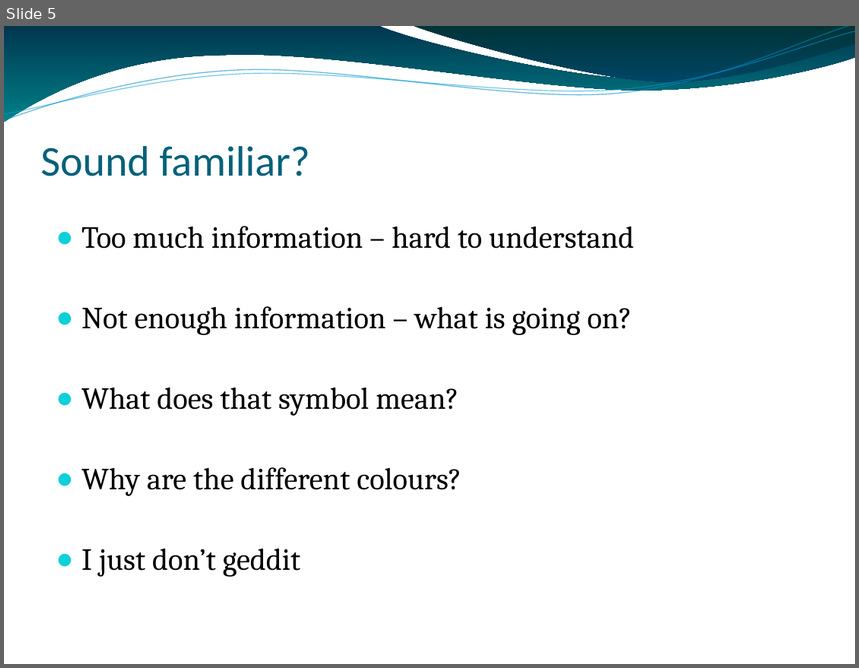
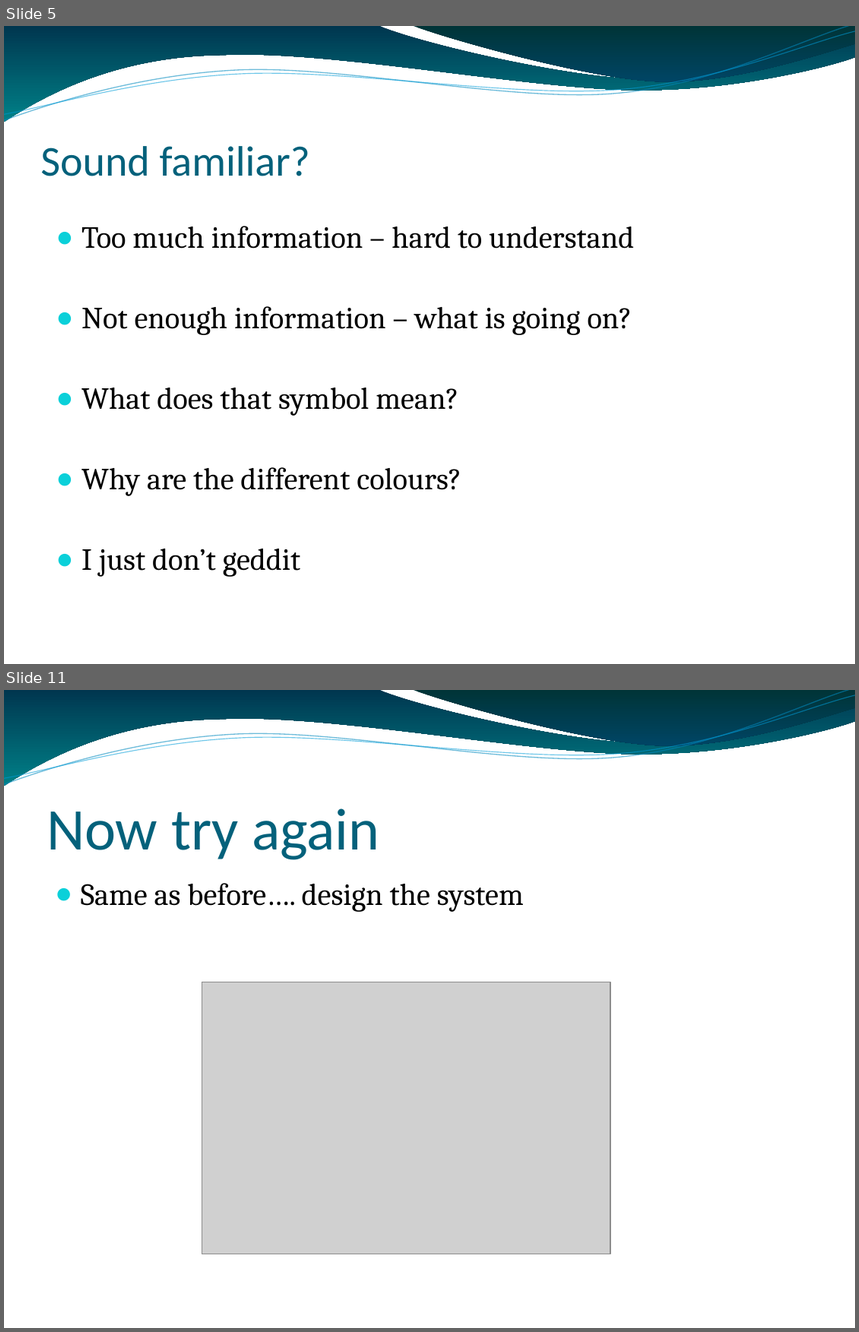
Before and after one commit to NTCoding/Presentations, a slide deck: effective_sketches/Scenarios/PennysPayments/payments_diagrams.odp. Shown one above the other, each under a label of ours: slide 5 before the commit, slides 5 and 11 after it; the slides between them are not shown. The pictures are 859x668 and 859x1332 pixels, drawn with LibreOffice and Linux fonts; fonts in the diff are those of the drawing; grey boxes stand for pictures; background and template pictures are left out. Boxes give left, top, right and bottom in pixels: in the first picture for what was removed or moved away, otherwise in the second. Text is boxed around its words. In the diff, an @@ line names an element or a change of style, - is before the commit and + after.

```diff
--- a/effective_sketches/Scenarios/PennysPayments/payments_diagrams.odp
+++ b/effective_sketches/Scenarios/PennysPayments/payments_diagrams.odp
@@ slide 11 added at <box>4,690,855,1328</box>, background picture (left out); not listed: 4 template elements that a slide beside it also shows @@
@@ title added at <box>47,809,379,860</box>, 50 pt, text #04617B @@
+Now try again
@@ text added at <box>81,883,524,912</box>, 26 pt, text #000000 @@
+● Same as before…. design the system
@@ picture added at <box>202,983,610,1255</box> @@
```
Also in this commit, not shown: 2 slides changed, 6 other slides added, 1 slide removed, 1 other file.
